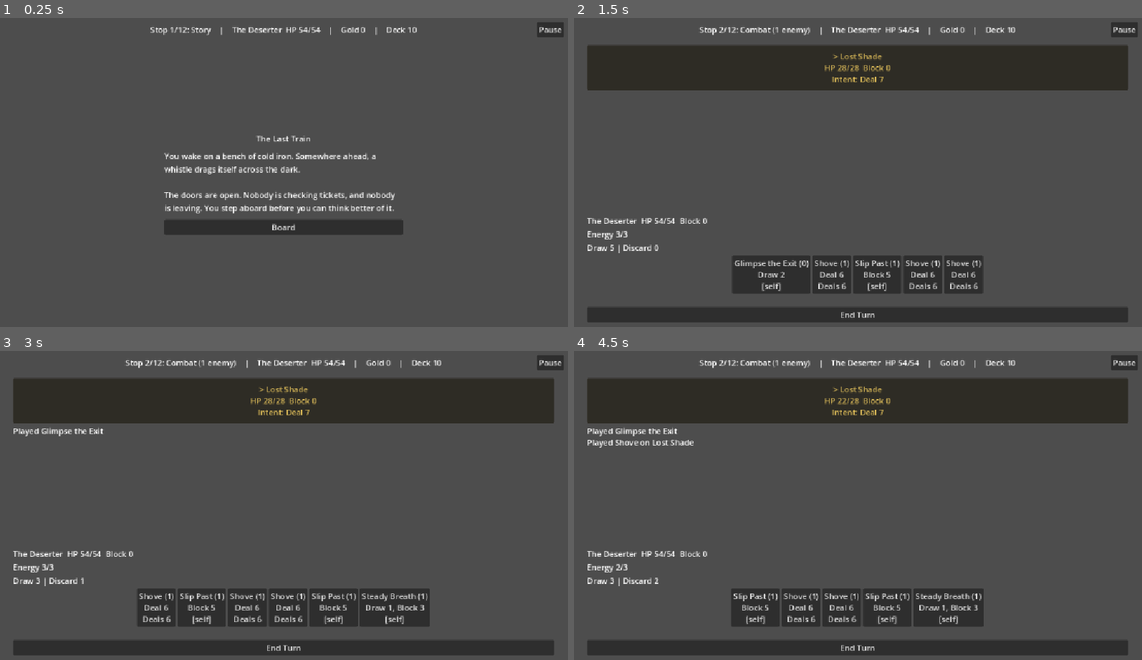
Above: before the commit, frames 1-4 (two rows, left to right).
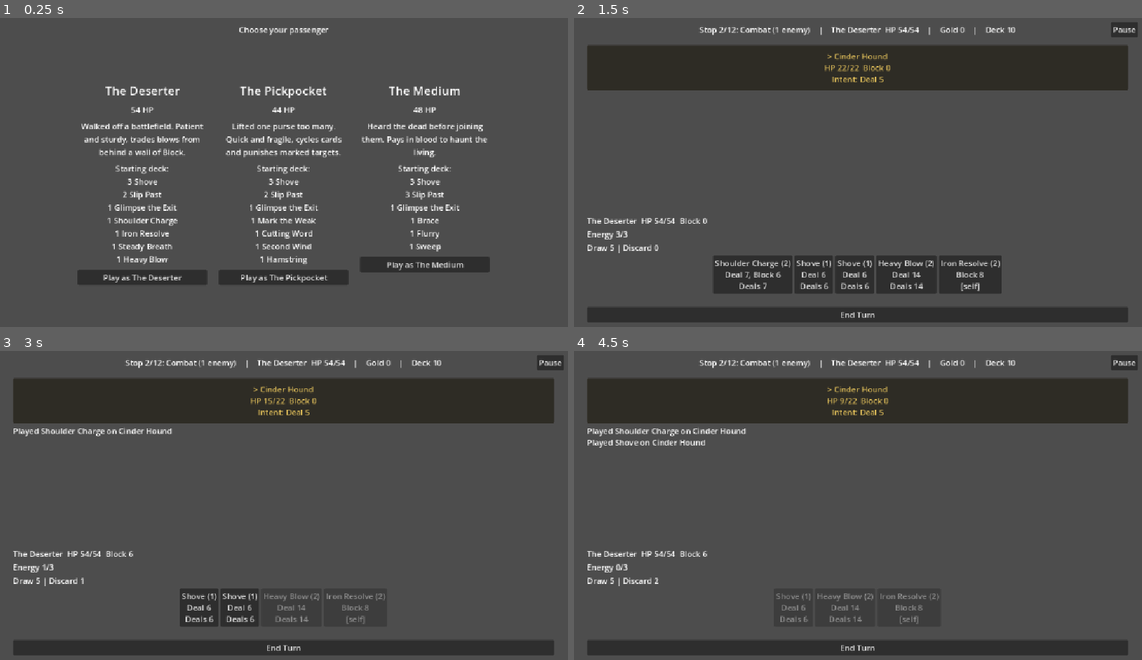
Above: after the commit, the same moments.

Repository: grump606/card-battle-prototype
Game: Godot game, scene res://run.tscn
Two runs of this game, one before a commit and one after it. Both use one fixed random seed, a clock stepped at 60 frames per second and the inputs below.
Inputs (mouse positions are in pixels of both pictures, inside the frame that each line leads up to):
- Up to frame 1 (0.25 s): no input
- Up to frame 2 (1.5 s): click (716, 277) at 0.5 s, where only the run after the commit has a clickable "Play as The Deserter"; click "Board" at 1.25 s
- Up to frame 3 (3 s): click "> Lost Shade HP 28/28 Block 0…" (after the commit: "> Cinder Hound HP 22/22 Block…") at 2 s; click (176, 607) at 2.75 s, where only the run after the commit has a clickable "Shoulder Charge (2) Deal 7, B…"
- Up to frame 4 (4.5 s): click "> Lost Shade HP 28/28 Block 0…" (after the commit: "> Cinder Hound HP 15/22 Block…") at 3.5 s; click "Shove (1) Deal 6 Deals 6" at 4.25 s

The runs differ from the first frame. In frame 1, 12% of the frame differs, in the area x 13-100%, y 1-87%; in frame 2, 2.4%; in frame 3, 3.2%; in frame 4, 3.2%.

Commit message:
Phase 2 of classes: character select screen for every new run
Co-Authored-By: Claude Sonnet 5.5 <noreply@anthropic.com>

Diff:
--- a/run.gd
+++ b/run.gd
@@ -57,11 +57,73 @@
 	_show_stop()
 
 
+## Every route to a new run goes through here: pick who boards the train, then `_start_run`.
 func _new_run() -> void:
-	_run = RunState.new(randi())
+	_pause_button.visible = false
+	_clear_body()
+	var prefix := _notice + "
+" if _notice != "" else ""
+	_header.text = prefix + "Choose your passenger"
+	_notice_shown = _notice != ""
+	var center := CenterContainer.new()
+	_body.add_child(center)
+	center.set_anchors_preset(Control.PRESET_FULL_RECT)
+	var row := HBoxContainer.new()
+	row.add_theme_constant_override("separation", 24)
+	center.add_child(row)
+	for id in StarterContent.character_ids():
+		var character := StarterContent.character(id)
+		if character != null:
+			row.add_child(_character_card(character))
+	if row.get_child_count() == 0:
+		row.add_child(_label("No characters could be loaded (content failed to load). See the Output log."))
+
+
+func _start_run(character_id: StringName) -> void:
+	_run = RunState.new(randi(), character_id)
 	_vendor_message = ""
 	_removing = false
 	_show_stop()
+
+
+## One column of the select screen: name, HP, pitch, starting deck and a button to pick them.
+func _character_card(character: Character) -> VBoxContainer:
+	var card := VBoxContainer.new()
+	card.custom_minimum_size = Vector2(260, 0)
+	card.add_theme_constant_override("separation", 10)
+	var name_label := _label(character.display_name)
+	name_label.add_theme_font_size_override("font_size", 24)
+	card.add_child(name_label)
+	card.add_child(_label("%d HP" % character.max_hp))
+	var pitch := _label(character.pitch)
+	pitch.autowrap_mode = TextServer.AUTOWRAP_WORD_SMART
+	card.add_child(pitch)
+	card.add_child(_label("Starting deck:
+%s" % _deck_summary(character.starting_deck)))
+	_add_button(card, "Play as %s" % character.display_name, _start_run.bind(character.id))
+	return card
+
+
+## "3 Shove, 2 Slip Past, ..." in first-seen order.
+func _deck_summary(cards: Array[CardData]) -> String:
+	var counts := {}
+	var order: Array[String] = []
+	for card in cards:
+		if not counts.has(card.display_name):
+			order.append(card.display_name)
+		counts[card.display_name] = counts.get(card.display_name, 0) + 1
+	var parts: Array[String] = []
+	for card_name in order:
+		parts.append("%d %s" % [counts[card_name], card_name])
+	return "
+".join(parts)
+
+
+func _label(text: String) -> Label:
+	var label := Label.new()
+	label.text = text
+	label.horizontal_alignment = HORIZONTAL_ALIGNMENT_CENTER
+	return label
 
 
 func _show_stop() -> void:
--- a/tests/ui_flow_test.gd
+++ b/tests/ui_flow_test.gd
@@ -59,6 +59,19 @@
 	await process_frame
 	var body: Control = scene.get_node("%Body")
 	var header: Label = scene.get_node("%HeaderLabel")
+
+	# A new game starts on the character select screen.
+	_check(scene._run == null and header.text.contains("Choose your passenger"), "a new game opens on the character select screen")
+	_check(not scene._pause_button.visible, "no Pause button on the select screen")
+	_check(_count_buttons(body, "Play as") == 3, "the select screen offers three characters")
+	var select_text := _all_text(body)
+	for id in StarterContent.character_ids():
+		var character := StarterContent.character(id)
+		_check(select_text.contains(character.display_name) and select_text.contains("%d HP" % character.max_hp) and select_text.contains(character.pitch), "the select screen shows %s with HP and pitch" % id)
+	_check(select_text.contains("3 Shove") and select_text.contains("Starting deck"), "the select screen shows each starting deck")
+	_find(body, "Play as The Deserter").pressed.emit()
+	await process_frame
+	_check(scene._run != null and scene._run.character.id == &"deserter" and scene._run.stop_index == 0, "picking the Deserter starts a Deserter run")
 	var run_state: RunState = scene._run
 
 	var fights_ended := 0
@@ -160,9 +173,13 @@
 	_check(win_text.contains("Outcome: Escaped") and win_text.contains("Stops cleared: 12/12"), "the win summary shows outcome and stops cleared")
 	_check(win_text.contains("Final HP: %d/%d" % [run_state.player.hp, run_state.player.max_hp]), "the win summary shows final HP")
 	_check(win_text.contains("Deck: %d cards" % run_state.deck.size()) and win_text.contains("Gold: %d" % run_state.gold), "the win summary shows deck size and gold")
-	scene._new_run()
-	await process_frame
-	_check(scene._run.stop_index == 0 and not scene._run.finished and scene._run.gold == 0, "New Run starts a fresh run")
+	_find(body, "New Run").pressed.emit()
+	await process_frame
+	_check(_count_buttons(body, "Play as") == 3 and header.text.contains("Choose your passenger"), "New Run on the end card opens the select screen")
+	_find(body, "Play as The Pickpocket").pressed.emit()
+	await process_frame
+	_check(scene._run.character.id == &"pickpocket" and scene._run.player.max_hp == 44 and scene._run.player.display_name == "The Pickpocket", "picking the Pickpocket starts a Pickpocket run")
+	_check(scene._run.stop_index == 0 and not scene._run.finished and scene._run.gold == 0, "a character pick starts a fresh run")
 	_check(body.get_child_count() == 1, "New Run leaves exactly one panel in the body")
 	_check(FileAccess.file_exists(test_save), "a new run is saved at its first stop")
 
@@ -201,6 +218,22 @@
 	resumed_scene.queue_free()
 	await process_frame
 
+	# Every character can be picked, and the header then shows who is playing.
+	for id in StarterContent.character_ids():
+		var character := StarterContent.character(id)
+		RunSave.delete(test_save)
+		var pick_scene: Control = load("res://run.tscn").instantiate()
+		pick_scene.save_path = test_save
+		root.add_child(pick_scene)
+		await process_frame
+		_find(pick_scene.get_node("%Body"), "Play as %s" % character.display_name).pressed.emit()
+		await process_frame
+		var shown := (pick_scene.get_node("%HeaderLabel") as Label).text
+		_check(shown.contains(character.display_name) and shown.contains("HP %d/%d" % [character.max_hp, character.max_hp]), "the header shows %s and its HP" % id)
+		_check(pick_scene._run.deck.size() == 10 and pick_scene.get_node("%Body").get_child_count() == 1, "%s starts a run with a ten-card deck and one panel" % id)
+		pick_scene.queue_free()
+		await process_frame
+
 	# A corrupt save falls back to a new run with a visible message.
 	var bad := FileAccess.open(test_save, FileAccess.WRITE)
 	bad.store_string("{ not json")
@@ -209,7 +242,7 @@
 	bad_scene.save_path = test_save
 	root.add_child(bad_scene)
 	await process_frame
-	_check(bad_scene._run != null and bad_scene._run.stop_index == 0, "a corrupt save starts a new run")
+	_check(bad_scene._run == null and _count_buttons(bad_scene.get_node("%Body"), "Play as") == 3, "a corrupt save falls back to the select screen")
 	_check((bad_scene.get_node("%HeaderLabel") as Label).text.contains("could not be loaded"), "a corrupt save shows a message")
 	bad_scene.queue_free()
 	await process_frame
@@ -222,6 +255,9 @@
 	pause_scene.exit_callable = func() -> void: exits[0] += 1
 	root.add_child(pause_scene)
 	await process_frame
+	_find(pause_scene.get_node("%Body"), "Play as The Medium").pressed.emit()
+	await process_frame
+	_check(pause_scene._run.character.id == &"medium", "setup: playing as the Medium")
 	var pause_button: Button = pause_scene._pause_button
 	var overlay: Control = pause_scene._pause_overlay
 	_check(pause_button.visible and not overlay.visible, "a running run shows the Pause button and a closed menu")
@@ -284,7 +320,10 @@
 	await process_frame
 	_find(pause_scene._pause_box, "Yes").pressed.emit()
 	await process_frame
-	_check(not overlay.visible and not pause_scene.get_tree().paused and pause_scene._run.stop_index == 0, "confirming starts a fresh run and closes the menu")
+	_check(not overlay.visible and not pause_scene.get_tree().paused and _count_buttons(pause_scene.get_node("%Body"), "Play as") == 3, "confirming closes the menu and opens the select screen")
+	_find(pause_scene.get_node("%Body"), "Play as The Deserter").pressed.emit()
+	await process_frame
+	_check(pause_scene._run.stop_index == 0 and pause_scene._run.character.id == &"deserter", "picking a character after abandoning starts a fresh run")
 
 	# No Pause button once the run is over.
 	var done := RunState.new(4)
@@ -304,3 +343,13 @@
 
 func _set_paused_off(scene: Control) -> void:
 	scene._set_paused(false)
+
+
+func _count_buttons(node: Node, prefix: String) -> int:
+	var found: Array = []
+	_buttons(node, found)
+	var count := 0
+	for button in found:
+		if (button as Button).text.begins_with(prefix):
+			count += 1
+	return count
Not shown, changed: README.md
Not shown, changed: docs/CLASSES_PLAN.md
